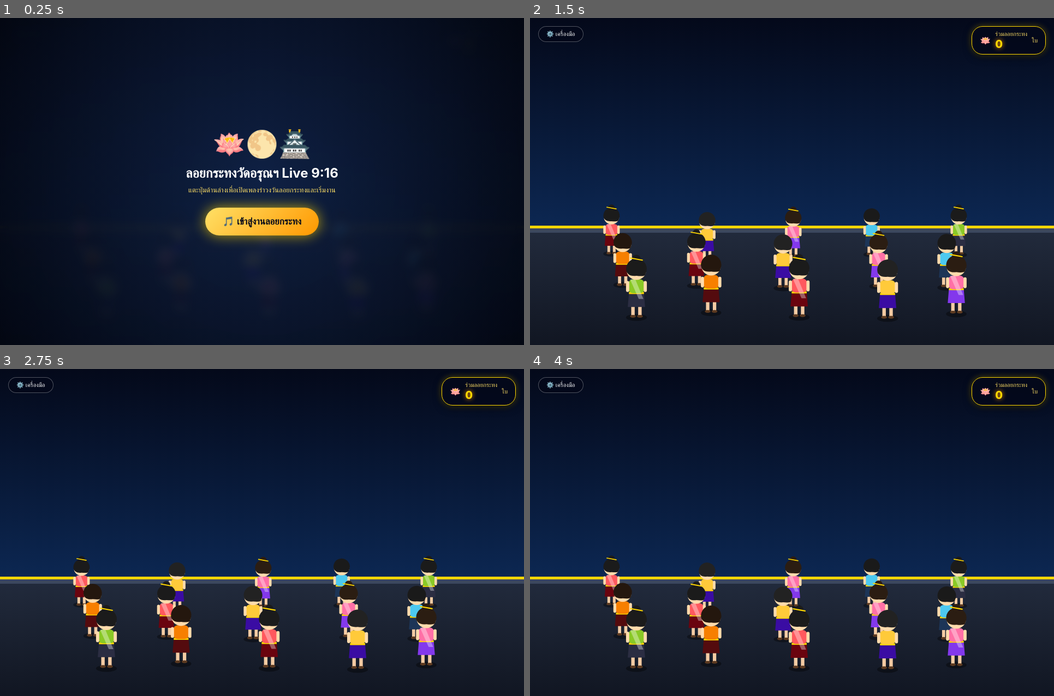
Above: before the commit, frames 1-4 (two rows, left to right).
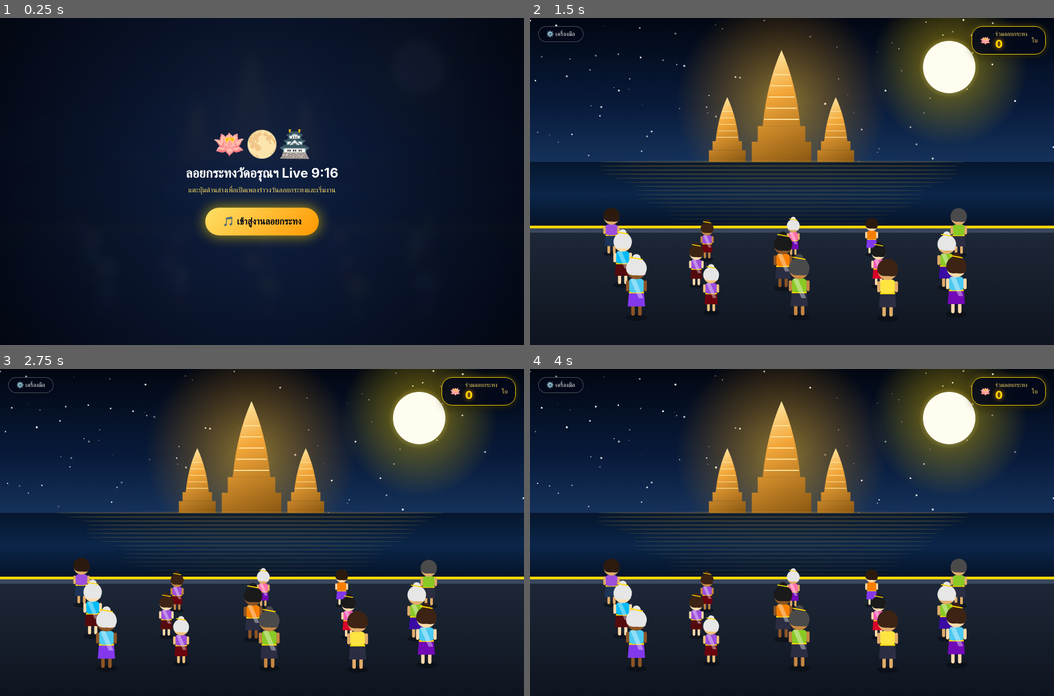
Above: after the commit, the same moments.

Repository: myloveinami-art/mygame
Game: browser game, page public/index.html
Two runs of this game, one before a commit and one after it. Both use one fixed random seed, a clock stepped at 60 frames per second and the inputs below.
Inputs:
- Up to frame 1 (0.25 s): no input
- Up to frame 2 (1.5 s): click "🎵 เข้าสู่งานลอยกระทง" at 1.27 s
- Up to frame 3 (2.75 s): no input
- Up to frame 4 (4 s): no input

The runs differ from the first frame. In frame 2, 32% of the frame differs, in the area x 0-100%, y 0-92%; in frame 3, 32%; in frame 4, 32%.

Commit message:
Fix Wat Arun background vector art, reduce walk/float speed 20%, add 100+ character styles

Diff:
--- a/public/index.html
+++ b/public/index.html
@@ -3,7 +3,7 @@
 <head>
     <meta charset="UTF-8">
     <meta name="viewport" content="width=device-width, initial-scale=1.0, maximum-scale=1.0, user-scalable=no">
-    <title>Loy Krathong Real Wat Arun Live 9:16</title>
+    <title>Loy Krathong Live 9:16</title>
     <script src="/socket.io/socket.io.js"></script>
     <style>
         * {
@@ -16,7 +16,7 @@
             width: 100vw;
             height: 100vh;
             overflow: hidden;
-            background-color: #04091a;
+            background-color: #020712;
             font-family: -apple-system, BlinkMacSystemFont, 'Segoe UI', Roboto, sans-serif;
         }
 
@@ -36,7 +36,7 @@
             left: 0;
             width: 100vw;
             height: 100vh;
-            background: radial-gradient(circle at center, rgba(16, 33, 68, 0.92), rgba(3, 7, 18, 0.98));
+            background: radial-gradient(circle at center, rgba(16, 33, 68, 0.95), rgba(3, 7, 18, 0.98));
             backdrop-filter: blur(8px);
             z-index: 9999;
             display: flex;
@@ -186,59 +186,165 @@
             toggleBtn.addEventListener('click', () => testPanel.classList.toggle('show'));
 
             // ==========================================
-            // 1. โหลดรูปภาพจริงของวัดอรุณราชวรารามยามค่ำคืน
-            // ==========================================
-            const realWatArunImg = new Image();
-            realWatArunImg.crossOrigin = "Anonymous";
-            realWatArunImg.src = 'https://upload.wikimedia.org/wikipedia/commons/thumb/c/ca/Wat_Arun_night_Bangkok_Thailand.jpg/800px-Wat_Arun_night_Bangkok_Thailand.jpg';
-
-            function drawRealBackground(time) {
+            // 1. ฉากหลังวัดอรุณฯ ยามค่ำคืนเรืองแสง 100% (Vector Art HD)
+            // ==========================================
+            const stars = Array.from({ length: 90 }, () => ({
+                x: Math.random(),
+                y: Math.random() * 0.45,
+                r: Math.random() * 1.6 + 0.4,
+                twinkle: Math.random() * Math.PI * 2
+            }));
+
+            function drawWatArunNightBackground(time) {
+                const horizonY = H * 0.44;
                 const pierTopY = H * 0.64;
 
-                if (realWatArunImg.complete && realWatArunImg.naturalWidth !== 0) {
-                    // วาดรูปถ่ายจริงของวัดอรุณฯ ในโซนครึ่งบนของ Canvas
-                    ctx.drawImage(realWatArunImg, 0, 0, W, pierTopY);
-                } else {
-                    // ท้องฟ้าสำรองกรณีรอลดรูปภาพ
-                    const skyGrad = ctx.createLinearGradient(0, 0, 0, pierTopY);
-                    skyGrad.addColorStop(0, '#04091a');
-                    skyGrad.addColorStop(1, '#0c2752');
-                    ctx.fillStyle = skyGrad;
-                    ctx.fillRect(0, 0, W, pierTopY);
-                }
-
-                // 2. ท่าน้ำและลานทางเดินริมแม่น้ำ (ครึ่งล่าง)
+                // ท้องฟ้าคืนวันเพ็ญ
+                const skyGrad = ctx.createLinearGradient(0, 0, 0, horizonY);
+                skyGrad.addColorStop(0, '#020712');
+                skyGrad.addColorStop(0.6, '#081a3a');
+                skyGrad.addColorStop(1, '#15325b');
+                ctx.fillStyle = skyGrad;
+                ctx.fillRect(0, 0, W, horizonY);
+
+                // ดวงดาว
+                stars.forEach(s => {
+                    const alpha = 0.35 + 0.65 * Math.abs(Math.sin(time * 0.002 + s.twinkle));
+                    ctx.fillStyle = `rgba(255, 255, 255, ${alpha})`;
+                    ctx.beginPath();
+                    ctx.arc(s.x * W, s.y * H, s.r, 0, Math.PI * 2);
+                    ctx.fill();
+                });
+
+                // พระจันทร์เต็มดวง + รัศมีเรืองแสง
+                const moonX = W * 0.8;
+                const moonY = H * 0.15;
+                const moonR = Math.min(W, H) * 0.08;
+                const moonGlow = ctx.createRadialGradient(moonX, moonY, moonR * 0.4, moonX, moonY, moonR * 3);
+                moonGlow.addColorStop(0, 'rgba(255, 248, 200, 0.95)');
+                moonGlow.addColorStop(0.3, 'rgba(255, 215, 0, 0.3)');
+                moonGlow.addColorStop(1, 'rgba(255, 215, 0, 0)');
+                ctx.fillStyle = moonGlow;
+                ctx.beginPath();
+                ctx.arc(moonX, moonY, moonR * 3, 0, Math.PI * 2);
+                ctx.fill();
+
+                ctx.fillStyle = '#fffdf0';
+                ctx.beginPath();
+                ctx.arc(moonX, moonY, moonR, 0, Math.PI * 2);
+                ctx.fill();
+
+                // องค์พระปรางค์วัดอรุณราชวรารามยามค่ำคืน (Vector Art คมชัด)
+                const cx = W * 0.48;
+                const scaleH = Math.min(W * 0.65, H * 0.36);
+
+                // แสงออร่าสีทองส่องสว่างหลังพระปรางค์
+                const aura = ctx.createRadialGradient(cx, horizonY - scaleH * 0.5, 10, cx, horizonY - scaleH * 0.5, scaleH * 0.9);
+                aura.addColorStop(0, 'rgba(255, 195, 40, 0.5)');
+                aura.addColorStop(1, 'rgba(255, 150, 0, 0)');
+                ctx.fillStyle = aura;
+                ctx.beginPath();
+                ctx.arc(cx, horizonY - scaleH * 0.5, scaleH * 0.9, 0, Math.PI * 2);
+                ctx.fill();
+
+                function drawPrang(px, py, pw, ph, isMain) {
+                    const goldGrad = ctx.createLinearGradient(px - pw/2, py - ph, px + pw/2, py);
+                    goldGrad.addColorStop(0, '#fff4b8');
+                    goldGrad.addColorStop(0.4, '#f3a638');
+                    goldGrad.addColorStop(1, '#8c5912');
+                    ctx.fillStyle = goldGrad;
+
+                    // ฐานซ้อนชั้น
+                    ctx.fillRect(px - pw * 0.6, py - ph * 0.18, pw * 1.2, ph * 0.18);
+                    ctx.fillRect(px - pw * 0.48, py - ph * 0.32, pw * 0.96, ph * 0.14);
+
+                    // ตัวพระปรางค์โค้งเรียวขึ้นยอด
+                    ctx.beginPath();
+                    ctx.moveTo(px - pw * 0.38, py - ph * 0.32);
+                    ctx.quadraticCurveTo(px - pw * 0.3, py - ph * 0.7, px, py - ph);
+                    ctx.quadraticCurveTo(px + pw * 0.3, py - ph * 0.7, px + pw * 0.38, py - ph * 0.32);
+                    ctx.closePath();
+                    ctx.fill();
+
+                    // เส้นลายสีทองคาดชั้นบัว
+                    ctx.strokeStyle = '#ffe49e';
+                    ctx.lineWidth = isMain ? 1.8 : 1.2;
+                    for (let t = 0.38; t <= 0.85; t += 0.1) {
+                        const tw = pw * (0.38 * (1 - (t - 0.32) * 1.2));
+                        ctx.beginPath();
+                        ctx.moveTo(px - tw, py - ph * t);
+                        ctx.lineTo(px + tw, py - ph * t);
+                        ctx.stroke();
+                    }
+                }
+
+                // ปรางค์ทิศซ้าย-ขวา & ปรางค์ประธาน
+                drawPrang(cx - scaleH * 0.46, horizonY, scaleH * 0.26, scaleH * 0.55, false);
+                drawPrang(cx + scaleH * 0.46, horizonY, scaleH * 0.26, scaleH * 0.55, false);
+                drawPrang(cx, horizonY, scaleH * 0.42, scaleH * 0.95, true);
+
+                // แม่น้ำเจ้าพระยา (ระหว่าง horizonY ถึง pierTopY)
+                const riverGrad = ctx.createLinearGradient(0, horizonY, 0, pierTopY);
+                riverGrad.addColorStop(0, '#06162d');
+                riverGrad.addColorStop(0.5, '#0b264a');
+                riverGrad.addColorStop(1, '#051226');
+                ctx.fillStyle = riverGrad;
+                ctx.fillRect(0, horizonY, W, pierTopY - horizonY);
+
+                // เงาสะท้อนไฟสีทองพริ้วไหวบนผิวน้ำ
+                for (let i = 0; i < 16; i++) {
+                    const wy = horizonY + ((pierTopY - horizonY) * (i / 16));
+                    const ww = (W * 0.36) * (1 - i * 0.03) + Math.sin(time * 0.003 + i) * 10;
+                    ctx.fillStyle = `rgba(255, 195, 50, ${0.18 - i * 0.009})`;
+                    ctx.beginPath();
+                    ctx.ellipse(cx + Math.sin(time * 0.002 + i) * 5, wy, ww, 2.2, 0, 0, Math.PI * 2);
+                    ctx.fill();
+                }
+
+                // ท่าน้ำลานทางเดิน (ครึ่งล่าง)
                 const pierGrad = ctx.createLinearGradient(0, pierTopY, 0, H);
-                pierGrad.addColorStop(0, '#222b3d');
-                pierGrad.addColorStop(1, '#111622');
+                pierGrad.addColorStop(0, '#1e2838');
+                pierGrad.addColorStop(1, '#0e141f');
                 ctx.fillStyle = pierGrad;
                 ctx.fillRect(0, pierTopY, W, H - pierTopY);
 
-                // ขอบท่าน้ำประดับลายทอง
                 ctx.fillStyle = '#ffd700';
                 ctx.fillRect(0, pierTopY - 3, W, 5);
-                ctx.fillStyle = '#3b475e';
+                ctx.fillStyle = '#3a475c';
                 ctx.fillRect(0, pierTopY + 2, W, 8);
             }
 
             // ==========================================
-            // 2. ตัวละครการ์ตูนชุดไทย Chibi (คงเดิมตามที่พี่โอ๊ตถูกใจ)
-            // ==========================================
-            const outfitStyles = [
-                { top: '#ff595e', bottom: '#6a040f', gender: 'F', hair: '#1b1b1b' },
-                { top: '#ffca3a', bottom: '#3a0ca3', gender: 'M', hair: '#222222' },
-                { top: '#ff70a6', bottom: '#8338ec', gender: 'F', hair: '#2b1d12' },
-                { top: '#4cc9f0', bottom: '#1d3557', gender: 'M', hair: '#1a1a1a' },
-                { top: '#8ac926', bottom: '#2b2d42', gender: 'F', hair: '#1b1b1b' },
-                { top: '#f77f00', bottom: '#540b0e', gender: 'M', hair: '#24170e' }
-            ];
+            // 2. สุ่มคละตัวละคร 100+ รูปแบบ (เพศ/อายุ/ชุดไทย/ทรงผม)
+            // ==========================================
+            const tops = ['#ff595e', '#ffca3a', '#ff70a6', '#4cc9f0', '#8ac926', '#f77f00', '#9d4edd', '#00bbf9', '#f15bb5', '#fee440'];
+            const bottoms = ['#6a040f', '#3a0ca3', '#8338ec', '#1d3557', '#2b2d42', '#540b0e', '#38b000', '#0077b6', '#7209b7', '#d90429'];
+            const skinTones = ['#ffdbac', '#f1c27d', '#e0ac69', '#c68642', '#8d5524'];
+            const hairColors = ['#1a1a1a', '#2c1a0e', '#3d2314', '#4a4a4a', '#e6e6e6']; // มีผมหงอกผู้สูงอายุ
+
+            function generateRandomStyle() {
+                const isFemale = Math.random() > 0.45;
+                const isElder = Math.random() < 0.15; // ผู้สูงอายุ 15%
+                const isChild = Math.random() < 0.15; // เด็ก 15%
+
+                return {
+                    gender: isFemale ? 'F' : 'M',
+                    isElder,
+                    isChild,
+                    top: tops[Math.floor(Math.random() * tops.length)],
+                    bottom: bottoms[Math.floor(Math.random() * bottoms.length)],
+                    skin: skinTones[Math.floor(Math.random() * skinTones.length)],
+                    hair: isElder ? '#e6e6e6' : hairColors[Math.floor(Math.random() * hairColors.length)],
+                    hairType: Math.floor(Math.random() * 4) // 4 ทรงผมสุ่มคละ
+                };
+            }
 
             const characters = [];
             const rows = [0.73, 0.82, 0.91];
             const cols = [0.18, 0.34, 0.50, 0.66, 0.82];
 
-            rows.forEach((ry, rIdx) => {
-                cols.forEach((cx, cIdx) => {
+            rows.forEach((ry) => {
+                cols.forEach((cx) => {
                     const jitterX = (Math.random() - 0.5) * 0.05;
                     const jitterY = (Math.random() - 0.5) * 0.02;
                     characters.push({
@@ -246,7 +352,7 @@
                         homeY: ry + jitterY,
                         x: cx + jitterX,
                         y: ry + jitterY,
-                        style: outfitStyles[(rIdx * 5 + cIdx) % outfitStyles.length],
+                        style: generateRandomStyle(),
                         state: 'idle',
                         walkPhase: Math.random() * Math.PI * 2,
                         heldTier: 0,
@@ -258,35 +364,33 @@
             function drawCartoonCharacter(ch, time) {
                 const px = ch.x * W;
                 const py = ch.y * H;
-                const scale = 0.72 + (ch.y - 0.62) * 1.15;
+                let scale = 0.72 + (ch.y - 0.62) * 1.15;
+                if (ch.style.isChild) scale *= 0.78; // เด็กตัวเล็กลง
 
                 ctx.save();
                 ctx.translate(px, py);
                 ctx.scale(scale, scale);
 
                 const isMoving = (ch.state === 'walkingUp' || ch.state === 'walkingBack');
-                const bobY = isMoving ? Math.abs(Math.sin(ch.walkPhase)) * -5 : Math.sin(time * 0.004 + ch.walkPhase) * 1.5;
-                const legSwing = isMoving ? Math.sin(ch.walkPhase) * 7 : 0;
-
-                ctx.fillStyle = 'rgba(0, 0, 0, 0.38)';
+                const bobY = isMoving ? Math.abs(Math.sin(ch.walkPhase)) * -4 : Math.sin(time * 0.003 + ch.walkPhase) * 1.2;
+                const legSwing = isMoving ? Math.sin(ch.walkPhase) * 6 : 0;
+
+                // เงาใต้เท้า
+                ctx.fillStyle = 'rgba(0, 0, 0, 0.35)';
                 ctx.beginPath();
                 ctx.ellipse(0, 0, 18, 6, 0, 0, Math.PI * 2);
                 ctx.fill();
 
                 ctx.translate(0, bobY);
 
-                ctx.fillStyle = '#f4cba3';
+                // ขา
+                ctx.fillStyle = ch.style.skin;
                 ctx.beginPath();
                 ctx.roundRect(-9, -22 + legSwing * 0.5, 6, 20, 3);
                 ctx.roundRect(3, -22 - legSwing * 0.5, 6, 20, 3);
                 ctx.fill();
 
-                ctx.fillStyle = '#5c3a21';
-                ctx.beginPath();
-                ctx.ellipse(-6, -2 + legSwing * 0.5, 5, 2.5, 0, 0, Math.PI * 2);
-                ctx.ellipse(6, -2 - legSwing * 0.5, 5, 2.5, 0, 0, Math.PI * 2);
-                ctx.fill();
-
+                // โจงกระเบน / ผ้าถุง
                 ctx.fillStyle = ch.style.bottom;
                 ctx.beginPath();
                 ctx.moveTo(-13, -42);
@@ -296,16 +400,18 @@
                 ctx.closePath();
                 ctx.fill();
 
+                // เข็มขัดทอง
                 ctx.fillStyle = '#ffd700';
                 ctx.fillRect(-13, -44, 26, 3.5);
 
+                // เสื้อ / สไบ
                 ctx.fillStyle = ch.style.top;
                 ctx.beginPath();
                 ctx.roundRect(-14, -66, 28, 24, 8);
                 ctx.fill();
 
                 if (ch.style.gender === 'F') {
-                    ctx.fillStyle = 'rgba(255, 255, 255, 0.35)';
+                    ctx.fillStyle = 'rgba(255, 255, 255, 0.38)';
                     ctx.beginPath();
                     ctx.moveTo(-11, -66);
                     ctx.lineTo(-2, -66);
@@ -315,17 +421,20 @@
                     ctx.fill();
                 }
 
-                ctx.fillStyle = '#ffdbac';
+                // แขน
+                ctx.fillStyle = ch.style.skin;
                 ctx.beginPath();
                 ctx.roundRect(-18, -63, 5.5, 19, 3);
                 ctx.roundRect(12.5, -63, 5.5, 19, 3);
                 ctx.fill();
 
-                ctx.fillStyle = '#ffdbac';
+                // ศีรษะ
+                ctx.fillStyle = ch.style.skin;
                 ctx.beginPath();
                 ctx.arc(0, -82, 17, 0, Math.PI * 2);
                 ctx.fill();
 
+                // ผมตามสไตล์และเพศ
                 ctx.fillStyle = ch.style.hair;
                 ctx.beginPath();
                 ctx.arc(0, -84, 17.8, Math.PI * 0.85, Math.PI * 2.15);
@@ -374,7 +483,7 @@
             }
 
             // ==========================================
-            // 3. วาดกระทง โคมลอย และพลุ 3D
+            // 3. กระทง / โคมลอย / พลุ 3D
             // ==========================================
             function drawKrathongArt(x, y, tier, scale, time) {
                 ctx.save();
@@ -484,7 +593,7 @@
             }
 
             // ==========================================
-            // 4. ระบบเสียงเพลง "รำวงวันลอยกระทง"
+            // 4. เสียงเพลงรำวงวันลอยกระทง
             // ==========================================
             let audioCtx = null;
             let songTimer = null;
@@ -590,7 +699,7 @@
             });
 
             // ==========================================
-            // 5. ระบบการเดินไปลอยกระทง
+            // 5. Trigger ลอยกระทง
             // ==========================================
             const giftTierMap = {
                 'Rose': 1, 'TikTok': 1,
@@ -619,6 +728,7 @@
                 ch.state = 'walkingUp';
                 ch.heldTier = tier;
                 ch.username = username;
+                ch.style = generateRandomStyle(); // สุ่มรูปแบบตัวละครใหม่ทุกครั้งที่เดิน
             }
 
             if (socket) {
@@ -637,35 +747,35 @@
             });
 
             // ==========================================
-            // 6. Main Animation Loop
+            // 6. Main Loop (ความเร็วช้าลง 20%)
             // ==========================================
             function loop(time) {
                 requestAnimationFrame(loop);
                 ctx.clearRect(0, 0, W, H);
 
-                // วาดรูปถ่ายจริงของวัดอรุณฯ ยามค่ำคืน
-                drawRealBackground(time);
-
-                // อัปเดตและวาดกระทงลอยในแม่น้ำ
+                // วาดฉากหลังวัดอรุณฯ ยามค่ำคืน
+                drawWatArunNightBackground(time);
+
+                // อัปเดตและวาดกระทงลอยในแม่น้ำ (ช้าลง 20%)
                 for (let i = floatingKrathongs.length - 1; i >= 0; i--) {
                     const k = floatingKrathongs[i];
-                    k.y -= 0.00055;
-                    k.x += Math.sin(time * 0.002 + k.seed) * 0.00025;
-                    const progress = (0.62 - k.y) / (0.62 - 0.45);
-                    const scale = Math.max(0.25, 0.85 * (1 - progress * 0.72));
+                    k.y -= 0.00044; // ช้าลง 20%
+                    k.x += Math.sin(time * 0.0016 + k.seed) * 0.0002;
+                    const progress = (0.62 - k.y) / (0.62 - 0.44);
+                    const scale = Math.max(0.24, 0.85 * (1 - progress * 0.72));
 
                     drawKrathongArt(k.x * W, k.y * H, k.tier, scale, time);
 
-                    if (k.y <= 0.45) {
+                    if (k.y <= 0.44) {
                         floatingKrathongs.splice(i, 1);
                     }
                 }
 
-                // อัปเดตและวาดโคมลอยขึ้นสู่ฟ้า
+                // อัปเดตและวาดโคมลอยขึ้นสู่ฟ้า (ช้าลง 20%)
                 for (let i = floatingLanterns.length - 1; i >= 0; i--) {
                     const l = floatingLanterns[i];
-                    l.y -= 0.0014;
-                    l.x += Math.sin(time * 0.003 + l.seed) * 0.0006;
+                    l.y -= 0.0011; // ช้าลง 20%
+                    l.x += Math.sin(time * 0.0024 + l.seed) * 0.0005;
                     const scale = Math.max(0.2, 0.85 * (l.y / 0.55));
                     drawLanternArt(l.x * W, l.y * H, scale, time);
 
@@ -674,12 +784,12 @@
                     }
                 }
 
-                // อัปเดตการเดินของตัวละครการ์ตูน
+                // อัปเดตการเดินของตัวละคร (ช้าลง 20%)
                 const sortedChars = [...characters].sort((a, b) => a.y - b.y);
                 sortedChars.forEach(ch => {
                     if (ch.state === 'walkingUp') {
-                        ch.walkPhase += 0.22;
-                        ch.y -= 0.0022;
+                        ch.walkPhase += 0.175; // ช้าลง 20%
+                        ch.y -= 0.00175; // ช้าลง 20%
                         if (ch.y <= 0.655) {
                             ch.y = 0.655;
                             if (ch.heldTier === 4) {
@@ -698,7 +808,7 @@
                                             H * (0.12 + Math.random() * 0.22),
                                             fwColors[Math.floor(Math.random() * fwColors.length)]
                                         );
-                                    }, b * 300);
+                                    }, b * 350);
                                 }
                             }
 
@@ -706,8 +816,8 @@
                             ch.state = 'walkingBack';
                         }
                     } else if (ch.state === 'walkingBack') {
-                        ch.walkPhase += 0.22;
-                        ch.y += 0.0022;
+                        ch.walkPhase += 0.175;
+                        ch.y += 0.00175;
                         if (ch.y >= ch.homeY) {
                             ch.y = ch.homeY;
                             ch.state = 'idle';
@@ -718,7 +828,7 @@
                     drawCartoonCharacter(ch, time);
                 });
 
-                // วาดพลุฉลอง
+                // พลุ
                 for (let i = fireworks.length - 1; i >= 0; i--) {
                     const fw = fireworks[i];
                     let alive = false;
